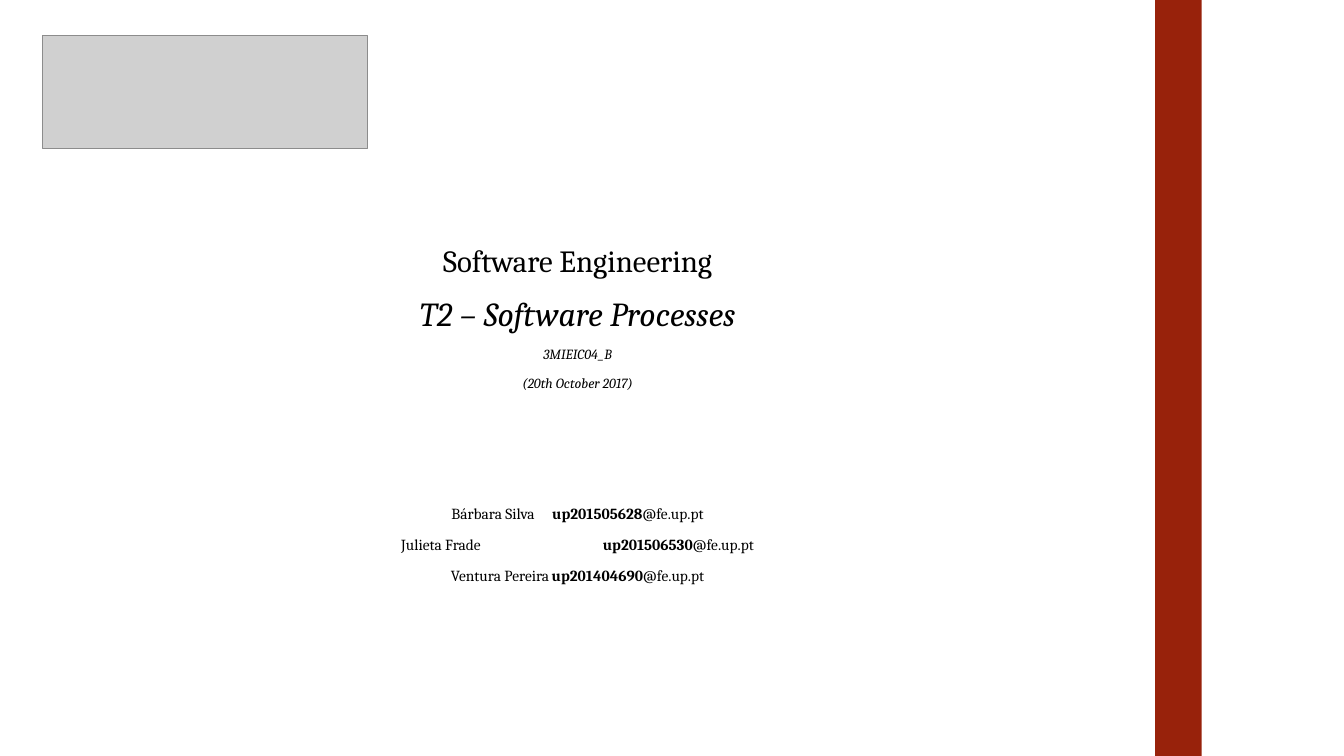
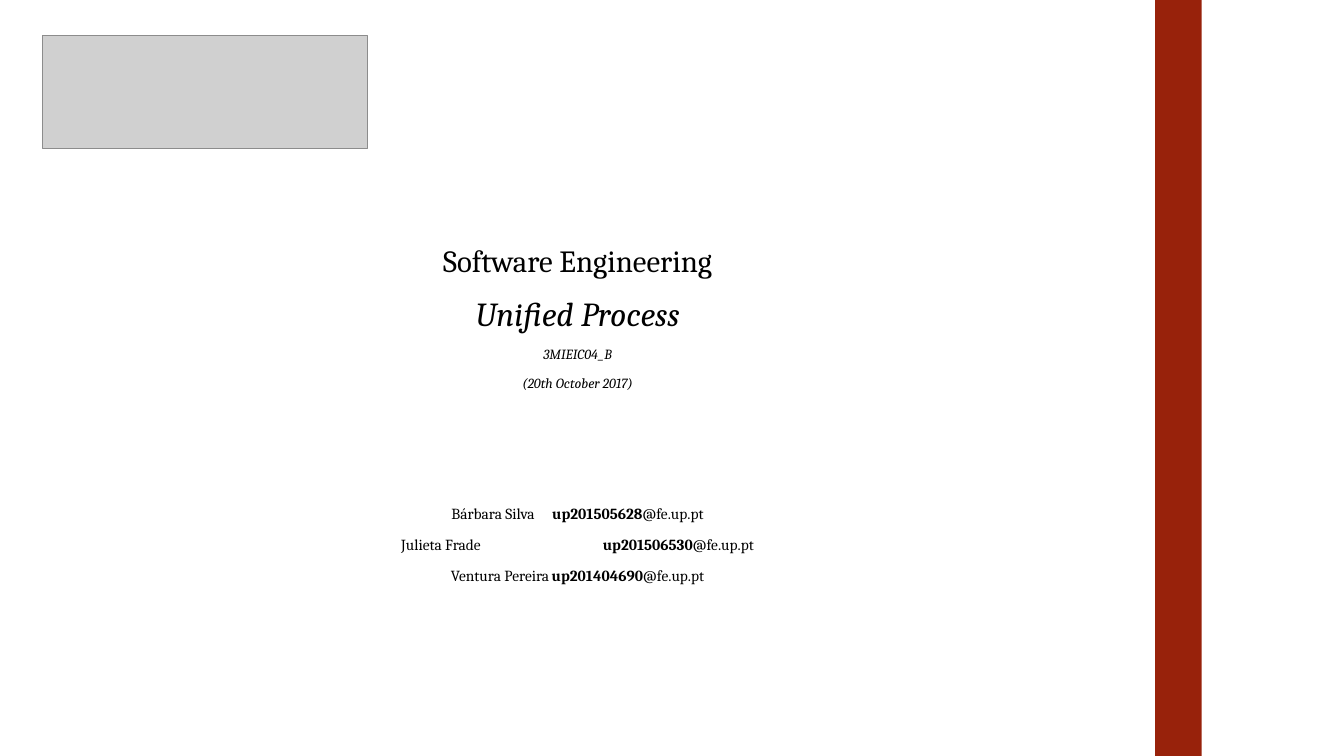
Before and after one commit to julietafrade97/feup-esof, a slide deck: slide 1 of T2/Presentation.pptx. Drawn at 1344x756 pixels with LibreOffice and Linux fonts; fonts in the diff are those of the drawing; grey boxes stand for pictures. Boxes give left, top, right and bottom in pixels: in the first picture for what was removed or moved away, otherwise in the second. Text is boxed around its words. In the diff, an @@ line names an element or a change of style, - is before the commit and + after.

```diff
--- a/T2/Presentation.pptx
+++ b/T2/Presentation.pptx
@@ text at (476, 302, 679, 334): text changed @@
-T2 – Software Processes
+Unified Process
```
Also in this commit, not shown: 1 slide added, 1 slide removed, 1 other file.
